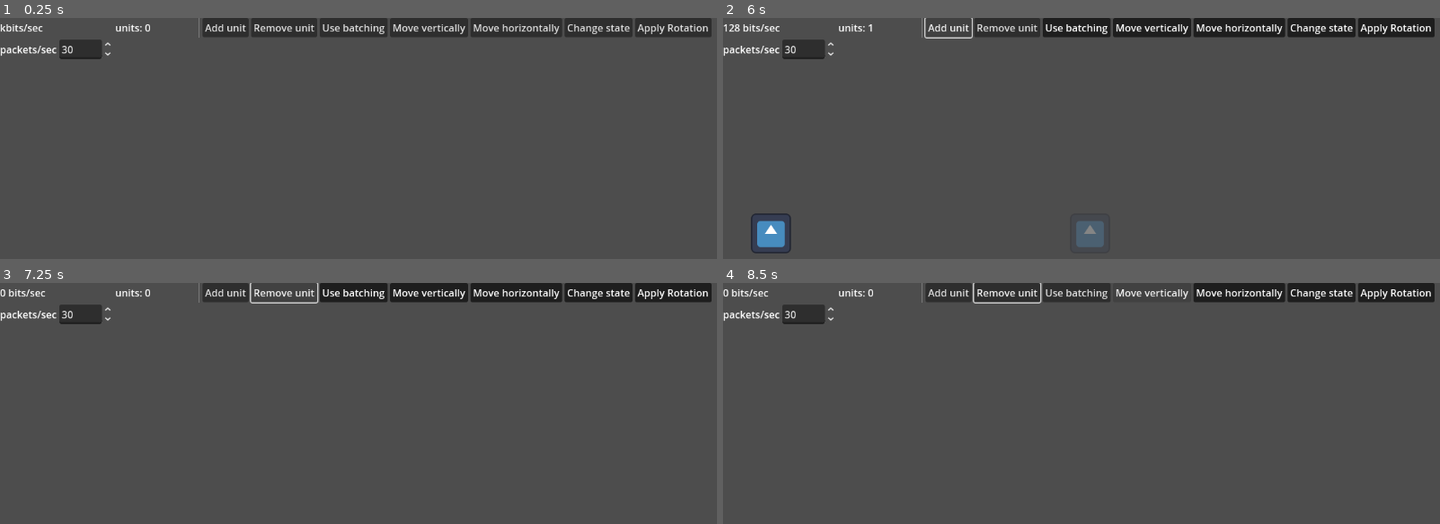
Above: before the commit, frames 1-4 (two rows, left to right).
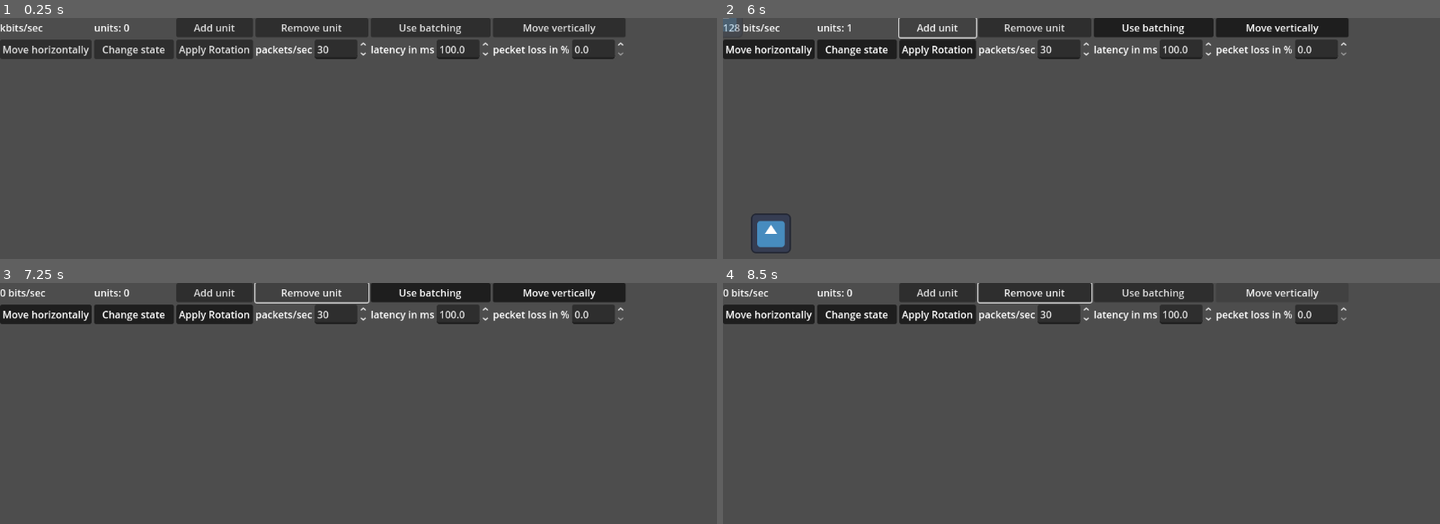
Above: after the commit, the same moments.

Repository: wowtamz/efficient-state-sync
Game: Godot game, scene res://2d/benchmark.tscn
Same seed, same stepped clock (60 frames per second), same inputs: the game is played once before the commit and once after it. The engine's default icon, where the game draws it, is replaced by a stand-in: a white triangle on a blue panel in a dark square.
Inputs:
- Up to frame 1 (0.25 s): no input
- Up to frame 2 (6 s): click "Add unit" at 0.5 s; click "Remove unit" at 1.25 s; click "Use batching" at 2 s; click "Move vertically" at 2.75 s; click "Move horizontally" at 3.5 s; click "Change state" at 4.25 s; click "Apply Rotation" at 5 s; click "Add unit" at 5.75 s
- Up to frame 3 (7.25 s): click "Remove unit" at 6.5 s
- Up to frame 4 (8.5 s): click "Use batching" at 7.25 s; click "Move vertically" at 8 s

The runs differ from the first frame. In frame 1, 6.5% of the frame differs, in the area x 0-100%, y 0-18%; in frame 2, 7.0%; in frame 3, 7.2%; in frame 4, 7.7%.
Error after the commit: Invalid call. Nonexistent function 'get_value' in base 'RefCounted (StateData)'. (res://2d/shadow.tscn::GDScript_6pqxc:60)

Commit message:
added options to set latency and packet_loss for 2d benchmark

Diff:
--- a/2d/benchmark.tscn
+++ b/2d/benchmark.tscn
@@ -59,6 +59,8 @@
 	$ui/b_state.connect(\"toggled\", Callable(self, \"set_change_state\"))
 	$ui/b_rotation.connect(\"toggled\", Callable(self, \"apply_rotation\"))
 	$ui/b_packet_count/spinbox.connect(\"value_changed\", Callable(self, \"set_send_rate\"))
+	$ui/b_latency/spinbox.connect(\"value_changed\", Callable(self, \"set_latency\"))
+	$ui/b_packet_loss/spinbox.connect(\"value_changed\", Callable(self, \"set_packet_loss\"))
 
 func set_use_batching(val: bool):
 	_use_batching = val
@@ -81,6 +83,14 @@
 
 func set_send_rate(val: int) -> void:
 	send_rate = val
+
+func set_latency(ms: float) -> void:
+	for node in get_tree().get_nodes_in_group(\"shadow\"):
+		node.set_latency(ms)
+
+func set_packet_loss(val: float) -> void:
+	for node in get_tree().get_nodes_in_group(\"shadow\"):
+		node.set_packet_loss(val)
 
 func _process(delta: float) -> void:
 	process_state_sync(delta)
@@ -163,7 +173,7 @@
 offset_bottom = 82.0
 grow_horizontal = 2
 size_flags_horizontal = 4
-columns = 10
+columns = 6
 
 [node name="bps" type="Label" parent="ui"]
 custom_minimum_size = Vector2(128, 0)
@@ -175,10 +185,6 @@
 layout_mode = 2
 text = "units: 0"
 
-[node name="vsep" type="VSeparator" parent="ui"]
-layout_mode = 2
-size_flags_horizontal = 0
-
 [node name="b_add" type="Button" parent="ui"]
 layout_mode = 2
 text = "Add unit"
@@ -228,3 +234,28 @@
 [node name="spinbox" type="SpinBox" parent="ui/b_packet_count"]
 layout_mode = 2
 value = 30.0
+
+[node name="b_latency" type="HBoxContainer" parent="ui"]
+layout_mode = 2
+
+[node name="label" type="Label" parent="ui/b_latency"]
+layout_mode = 2
+text = "latency in ms"
+
+[node name="spinbox" type="SpinBox" parent="ui/b_latency"]
+layout_mode = 2
+max_value = 1000.0
+step = 0.5
+value = 100.0
+
+[node name="b_packet_loss" type="HBoxContainer" parent="ui"]
+layout_mode = 2
+
+[node name="label" type="Label" parent="ui/b_packet_loss"]
+layout_mode = 2
+text = "pecket loss in %"
+
+[node name="spinbox" type="SpinBox" parent="ui/b_packet_loss"]
+layout_mode = 2
+max_value = 1.0
+step = 0.01
--- a/2d/shadow.tscn
+++ b/2d/shadow.tscn
@@ -18,41 +18,73 @@
 
 var state: int = 0 : set = set_state
 
+var pos: Vector2 = position
+
+var snapshots: Array[StateData] = []
+
+var _latency: float = 0.2
+var _packet_loss: float = 0.0
+
+func _ready() -> void:
+	set_process(false)
+
+func _process(_delta: float) -> void:
+	#position = lerp(position, pos, 0.15)
+	if snapshots.size() > 2:
+		var state_data: StateData = snapshots[1]
+		var state_map = state_data.get_map()
+		if StateData2D.POS_X in state_map:
+			var val = state_data.get_value(StateData2D.POS_X)
+			position.x = lerp(position.x, val + (get_viewport_rect().size.x / 2) - 64, 0.35)
+		if StateData2D.POS_Y in state_map:
+			var val = state_data.get_value(StateData2D.POS_Y)
+			position.y = lerp(position.y, val, 0.35)
+
+func add_snapshot(data: StateData) -> void:
+	snapshots.append(data)
+	if snapshots.size() > 5:
+		snapshots.pop_front()
+
 func on_receive_packet(packet: PackedByteArray) -> void:
+	if is_packet_lost(): # Simulate packet loss
+		return
 	var state_data: StateData = StateData2D.from_bytes(packet)
+	#add_snapshot(state_data)
+	await get_tree().create_timer(_latency).timeout
 	sync_state(state_data)
+
+func is_packet_lost() -> bool:
+	if _packet_loss:
+		var rand_val = randi_range(0, int(1.0 / _packet_loss) - 1)
+		if rand_val == 0:
+			return true
+	return false
 
 func sync_state(state_data: StateData) -> void:
 
-	var pos_x = null
-	var pos_y = null
-	var rot = null
-	var _state = null
-
-	var data = state_data.get_data()
-	var map = state_data.get_map()
-	for i in map:
-		match i:
-			StateData2D.POS_X:
-				pos_x = data.pop_front()
-			StateData2D.POS_Y:
-				pos_y = data.pop_front()
-			StateData2D.ROT:
-				rot = data.pop_front()
-			StateData2D.STATE:
-				_state = data.pop_front()
+	var pos_x = state_data.get_value(StateData2D.POS_X)
+	var pos_y = state_data.get_value(StateData2D.POS_Y)
+	var rot = state_data.get_value(StateData2D.ROT)
+	var _state = state_data.get_value(StateData2D.STATE)
 
 	if pos_x:
 		position.x = pos_x + (get_viewport_rect().size.x / 2) - 64
 	if pos_y:
 		position.y = pos_y
 	if rot:
+		print(rot)
 		rotation = rot
 	if _state:
 		state = _state
 
 func set_state(new_state: int) -> void:
 	modulate = states[new_state]
+
+func set_latency(ms: float) -> void:
+	_latency = ms / 1000.0
+
+func set_packet_loss(val: float) -> void:
+	_packet_loss = val
 "
 
 [node name="shadow" type="Sprite2D" groups=["shadow"]]
